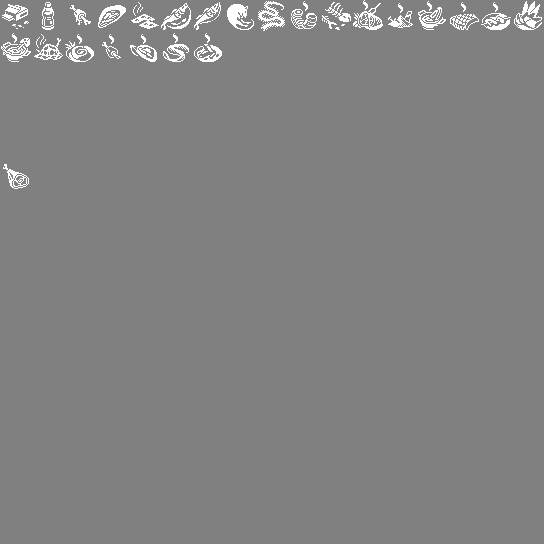
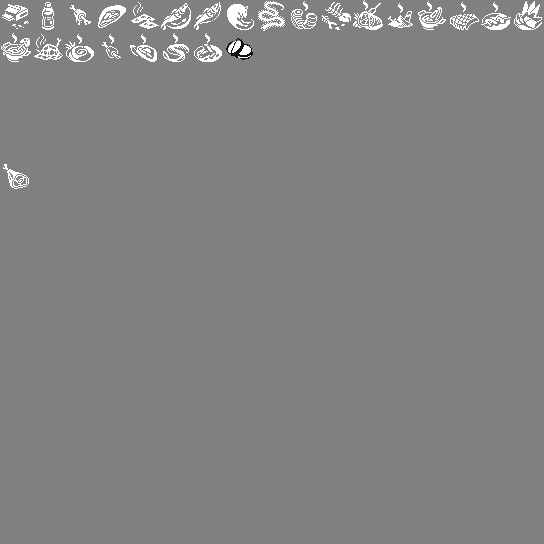
Layers edited between the first and the second 544x544 image:
added layer "图层 7" above "图层 6" over 226, 38, 253, 60
